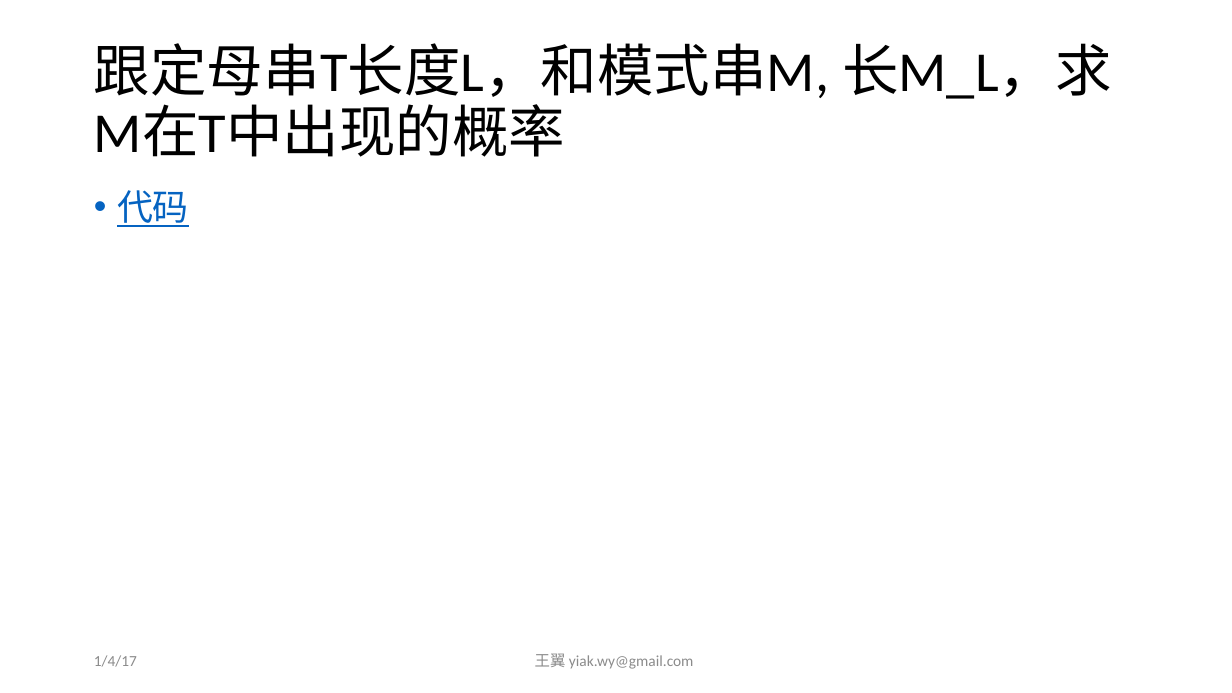
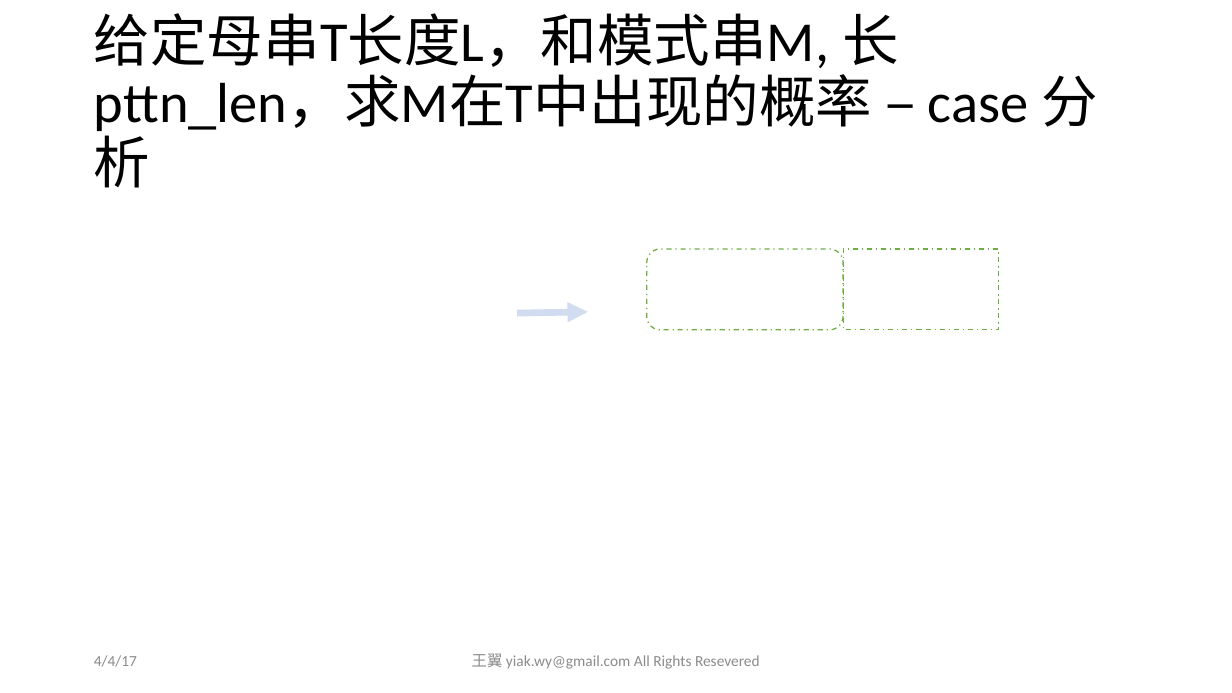
Before and after one commit to yiakwy/yiakwy.github.io, a slide deck: slide 14 of Computing Random Variables/Computing Random Variables.pptx (slide 9 before the commit). Drawn at 1232x693 pixels with LibreOffice and Linux fonts; fonts in the diff are those of the drawing; grey boxes stand for pictures. Boxes give left, top, right and bottom in pixels: in the first picture for what was removed or moved away, otherwise in the second. Text is boxed around its words. In the diff, an @@ line names an element or a change of style, - is before the commit and + after.

```diff
--- a/Computing Random Variables/Computing Random Variables.pptx
+++ b/Computing Random Variables/Computing Random Variables.pptx
@@ title at bbox=[94, 13, 1097, 188]: text changed @@
-跟定母串T长度L，和模式串M, 长M_L，求M在T中出现的概率
+给定母串T长度L，和模式串M, 长pttn_len，求M在T中出现的概率 – case 分析
@@ text removed at bbox=[117, 190, 189, 227] @@
-• 代码
@@ rounded rectangle added at bbox=[647, 249, 843, 330], outline #70AD47 1 pt dashed @@
@@ rectangle added at bbox=[843, 249, 998, 330], fill #FFFFFF, outline #70AD47 1 pt dashed @@
@@ arrow added from (518, 313) to (588, 312), #AEC2E5 5.25 pt @@
@@ text at bbox=[94, 655, 137, 667]: text changed @@
-1/4/17
+4/4/17
@@ text at bbox=[472, 653, 760, 669]: text changed @@
-王翼 yiak.wy@gmail.com
+王翼 yiak.wy@gmail.com All Rights Resevered
```
Also in this commit, not shown: 20 other slides changed, 14 slides added, 3 other files.
